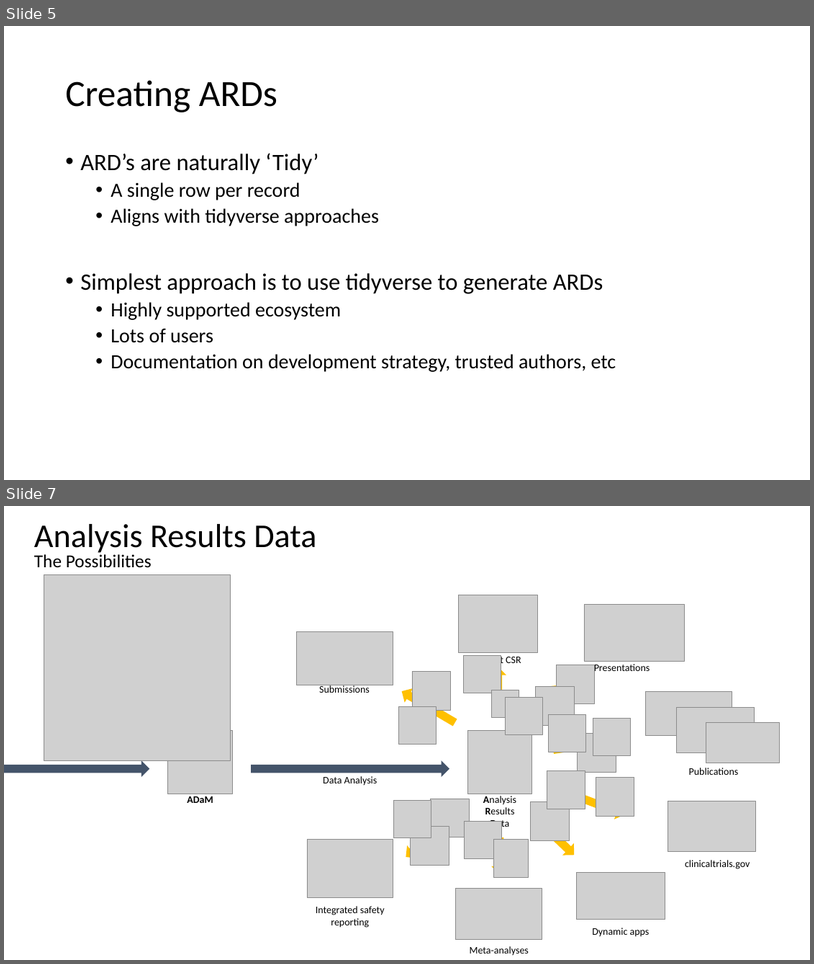
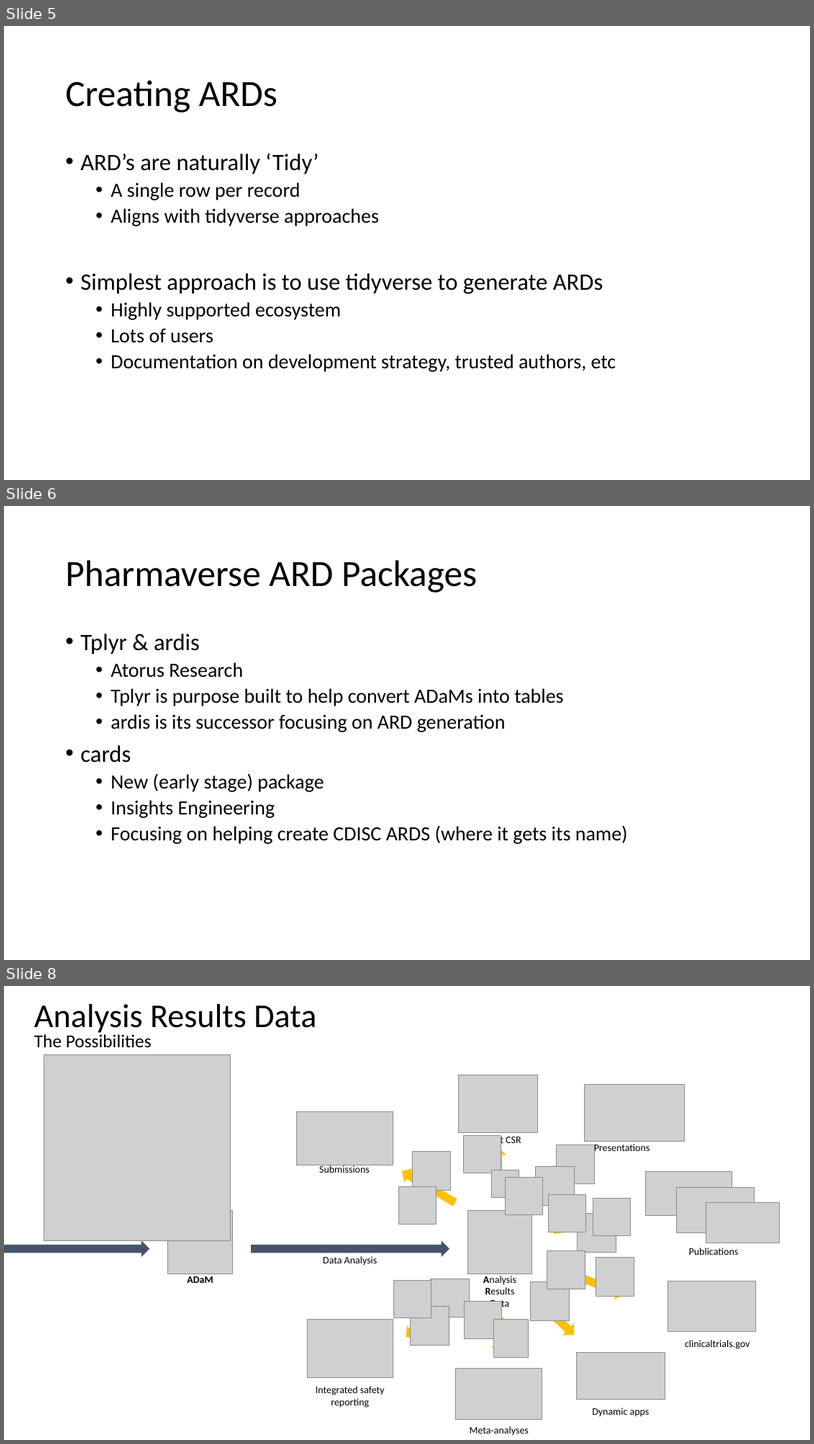
Before and after one commit to posit-conf-2023/r-pharma, a slide deck: 02-ARDs_and_Displays/ARDS and Tables.pptx. Shown one above the other, each under a label of ours: slides 5 and 7 before the commit, slides 5, 6 and 8 after it; the slides between them are not shown. The pictures are 814x964 and 814x1444 pixels, drawn with LibreOffice and Linux fonts; fonts in the diff are those of the drawing; grey boxes stand for pictures. Boxes give left, top, right and bottom in pixels: in the first picture for what was removed or moved away, otherwise in the second. Text is boxed around its words. In the diff, an @@ line names an element or a change of style, - is before the commit and + after.

```diff
--- a/02-ARDs_and_Displays/ARDS and Tables.pptx
+++ b/02-ARDs_and_Displays/ARDS and Tables.pptx
@@ slide 6 added at [4,506,810,960], background #FFFFFF @@
@@ title added at [65,560,477,592], 44 pt, text #000000 @@
+Pharmaverse ARD Packages
@@ text added at [80,633,628,844], 24 pt, text #000000 @@
+• Tplyr & ardis
+  • Atorus Research
+  • Tplyr is purpose built to help convert ADaMs into tables
+  • ardis is its successor focusing on ARD generation
+• cards
+  • New (early stage) package
+  • Insights Engineering
+  • Focusing on helping create CDISC ARDS (where it gets its name)
@@ what was slide 7 is now slide 8 @@
```
Also in this commit, not shown: 13 slides changed, 1 other file.
